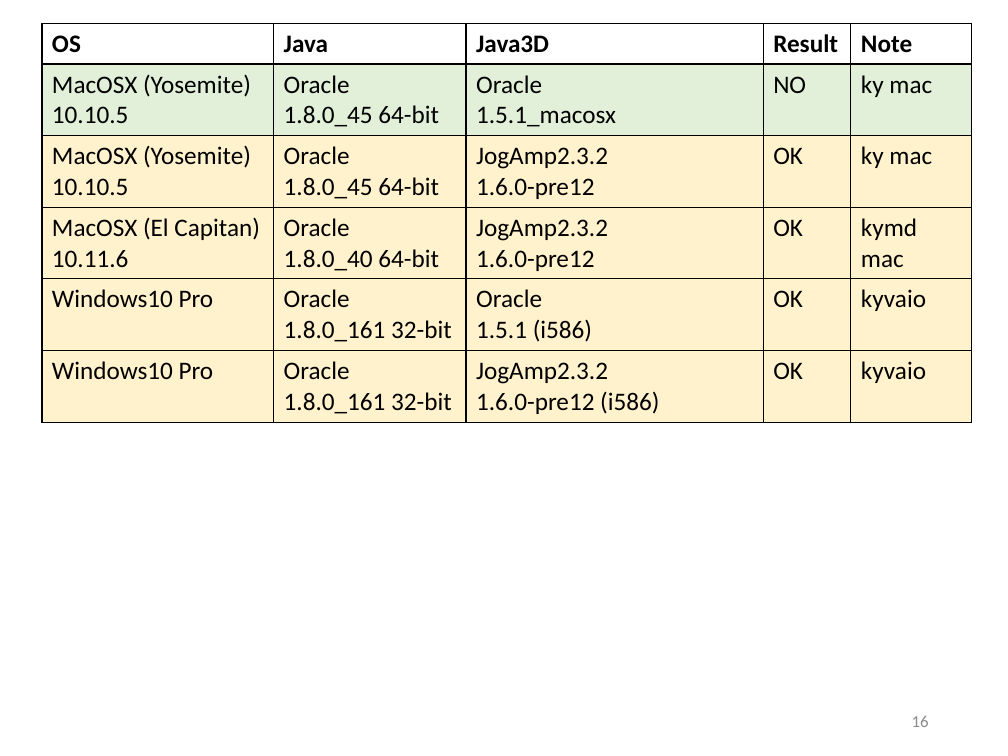
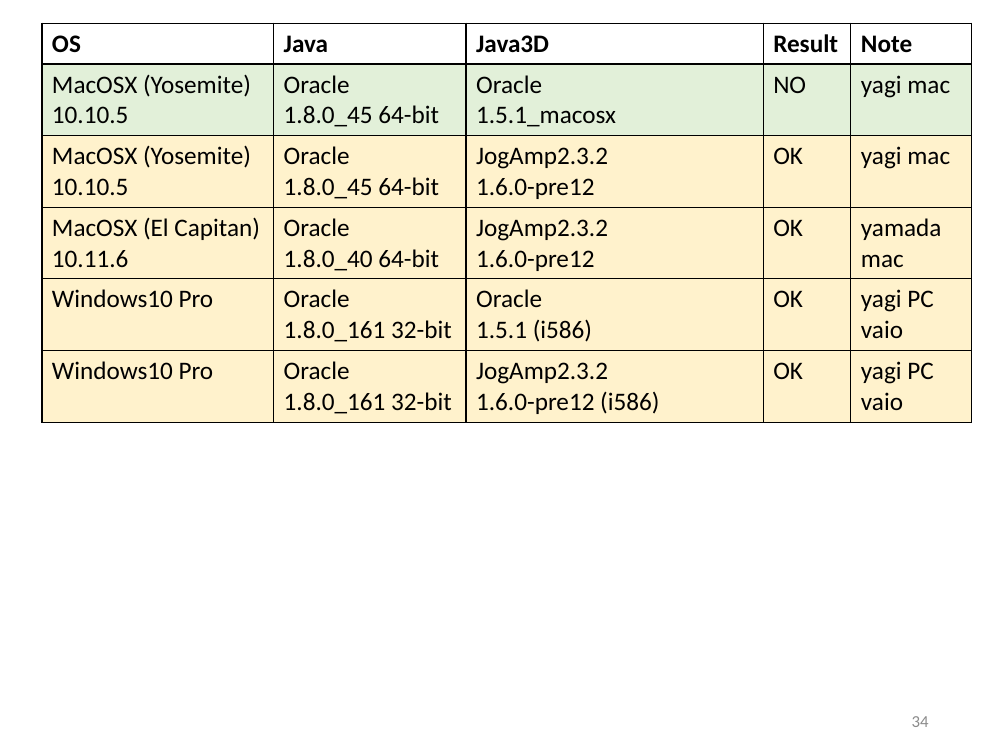
Before and after one commit to yagikiyoshi/sindo, a slide deck: slide 35 of doc/JSindo/install.pptx (slide 17 before the commit). Drawn at 1008x756 pixels with LibreOffice and Linux fonts; fonts in the diff are those of the drawing. Boxes give left, top, right and bottom in pixels: in the first picture for what was removed or moved away, otherwise in the second. Text is boxed around its words. In the diff, an @@ line names an element or a change of style, - is before the commit and + after.

```diff
--- a/doc/JSindo/install.pptx
+++ b/doc/JSindo/install.pptx
@@ table at box(42, 23, 972, 418) @@
-row 2, column 5: ky mac
+row 2, column 5: yagi mac
-row 3, column 5: ky mac
+row 3, column 5: yagi mac
-row 4, column 5: kymd mac
+row 4, column 5: yamada mac
-row 5, column 5: kyvaio
+row 5, column 5: yagi PC / vaio
-row 6, column 5: kyvaio
+row 6, column 5: yagi PC vaio
@@ page number at box(912, 716, 929, 727): text changed @@
-16
+34
```
Also in this commit, not shown: 10 other slides changed, 18 slides added, 1 other file.
